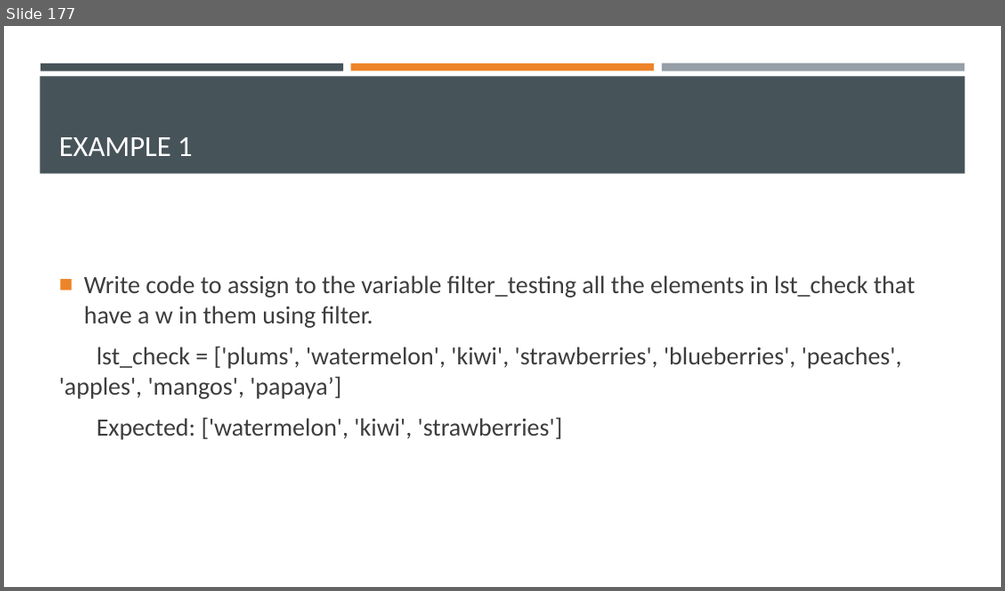
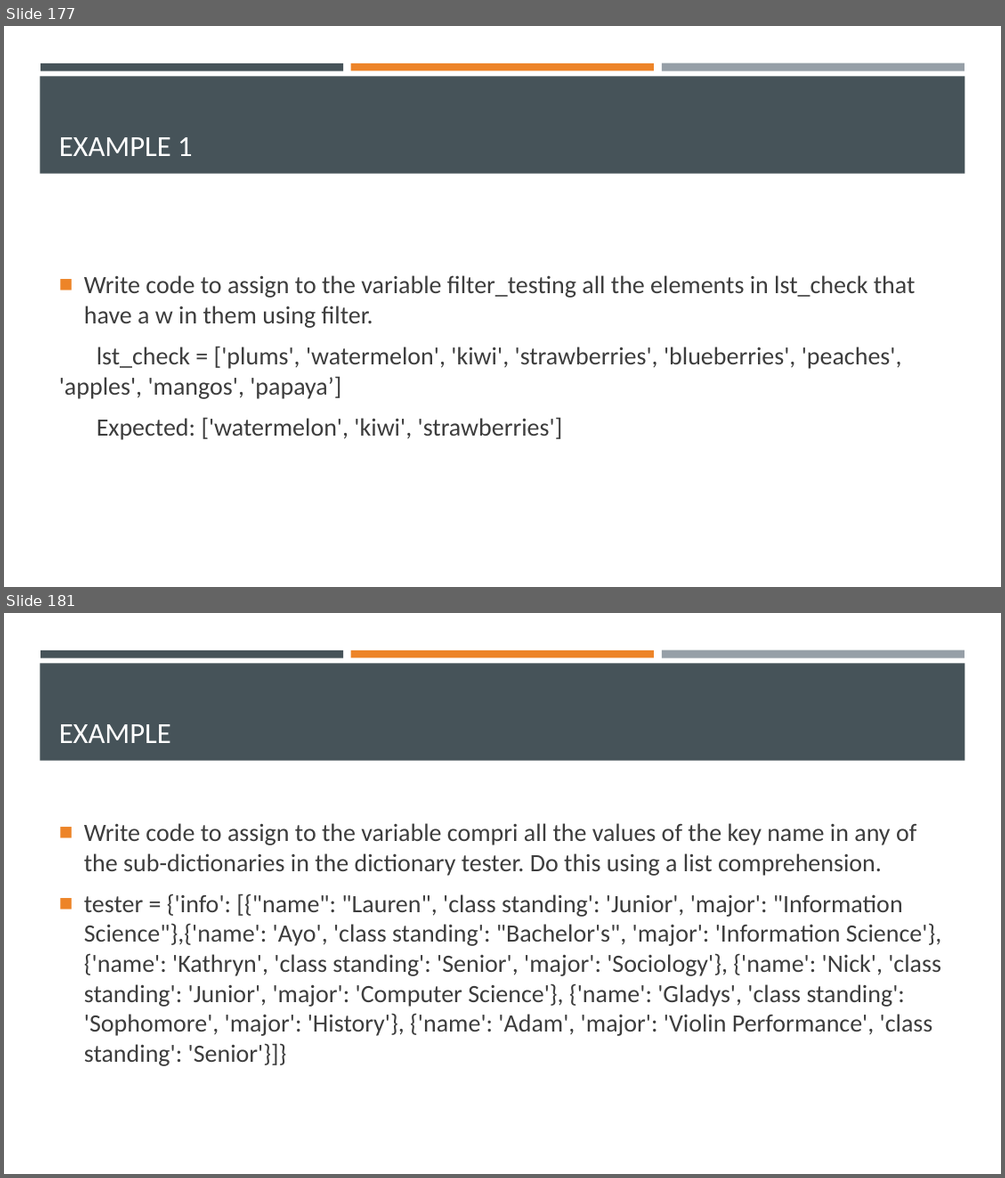
Before and after one commit to Ghost0396/iot, a slide deck: python/Python 3.pptx. Shown one above the other, each under a label of ours: slide 177 before the commit, slides 177 and 181 after it; the slides between them are not shown. The pictures are 1005x591 and 1005x1178 pixels, drawn with LibreOffice and Linux fonts; fonts in the diff are those of the drawing. Boxes give left, top, right and bottom in pixels: in the first picture for what was removed or moved away, otherwise in the second. Text is boxed around its words. In the diff, an @@ line names an element or a change of style, - is before the commit and + after.

```diff
--- a/python/Python 3.pptx
+++ b/python/Python 3.pptx
@@ slide 181 added at [4, 613, 1001, 1174], background #FFFFFF; not listed: 4 template elements that a slide beside it also shows @@
@@ title added at [59, 724, 171, 743], 28 pt, text #FFFFFF @@
+EXAMPLE
@@ text added at [84, 823, 941, 1066], 24 pt, text #3D3D3D @@
+■ Write code to assign to the variable compri all the values of the key name in any of the sub-dictionaries in the dictionary tester. Do this using a list comprehension.
+■ tester = {'info': [{"name": "Lauren", 'class standing': 'Junior', 'major': "Information Science"},{'name': 'Ayo', 'class standing': "Bachelor's", 'major': 'Information Science'}, {'name': 'Kathryn', 'class standing': 'Senior', 'major': 'Sociology'}, {'name': 'Nick', 'class standing': 'Junior', 'major': 'Computer Science'}, {'name': 'Gladys', 'class standing': 'Sophomore', 'major': 'History'}, {'name': 'Adam', 'major': 'Violin Performance', 'class standing': 'Senior'}]}
```
Also in this commit, not shown: 1 slide changed, 3 other slides added, 2 other files.
